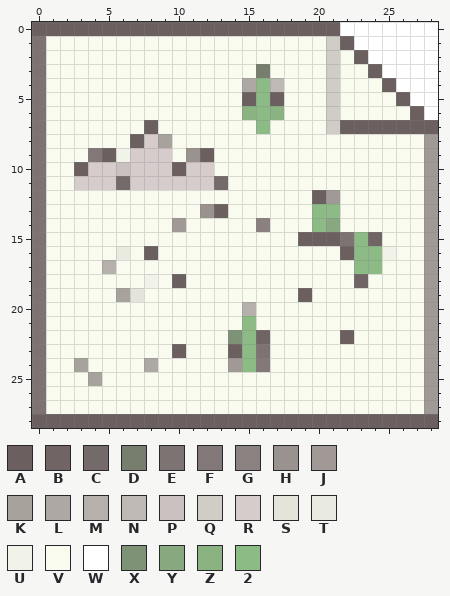
Pixel-art sprite -- BestPlaceToLive/BestPlaceToLive/Resources/Assets.xcassets/AppIcon.appiconset/29.png. The picture above is the old version.
The file is 29x29 pixels. Colours within 5 levels of each other are drawn and written as one.
Palette (. is transparent): A #6b5f5f  B #706564  C #756a6a  D #777e6d  E #7d7372  F #837878  G #8b8180  H #9a928e  J #a09996  K #a8a29d  L #ada8a3  M #b5b0ab  N #beb9b4  P #cac0c0  Q #cfcdc5  R #d6cccc  S #e4e4da  T #eaebe0  U #f2f3e8  V #f9fbef  W #ffffff  X #7e9275  Y #88a97f  Z #8bb382  2 #8dbb85
The same view after the edit:
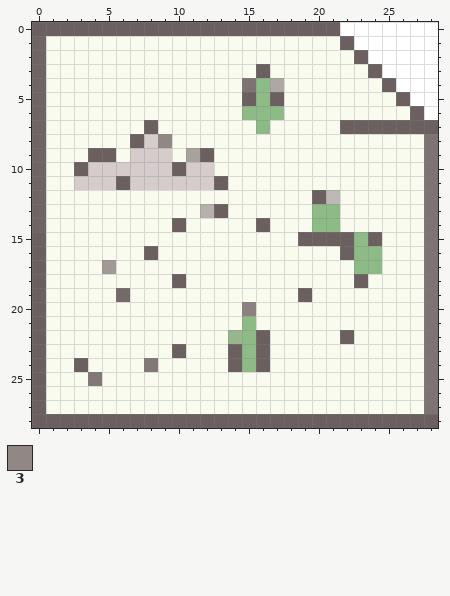
Colours new in this view: 3 #918886
The edit:
colour X: #7e9275 -> #96b68e
y 1..2: x 0 E -> B; x 21 Q -> V
y 3: x 0 E -> B; x 16 D -> A; x 21 Q -> V
y 4: x 0 E -> B; x 15 L -> E; x 17 N -> L; x 21 Q -> V
y 5: x 0 E -> B; x 21 Q -> V
y 6: x 0 E -> B; x 15 Z -> 2; x 17 Z -> 2; x 21 Q -> V
y 7: x 0 E -> B; x 21 Q -> V
y 8: x 0 E -> B; x 9 K -> 3; x 28 J -> E
y 9: x 0 E -> B; x 4 F -> A; x 6 U -> V; x 11 H -> K; x 28 J -> E
y 10: x 0 E -> B; x 6 P -> R; x 28 J -> E
y 11: x 0 E -> B; x 6 C -> A; x 13 C -> A; x 28 J -> E
y 12: x 0 E -> B; x 21 J -> N; x 28 J -> E
y 13: x 0 E -> B; x 12 H -> M; x 28 J -> E
y 14: x 0 E -> B; x 10 J -> A; x 16 G -> A; x 21 Y -> 2; x 28 J -> E
y 15: x 0 E -> A; x 22 E -> A; x 24 B -> A; x 28 J -> E
y 16: x 0 E -> A; x 6 T -> V; x 25 U -> V; x 28 J -> E
y 17: x 0 E -> A; x 5 M -> J; x 28 J -> E
y 18: x 0 E -> A; x 8 U -> V; x 23 B -> A; x 28 J -> E
y 19: x 0 E -> A; x 6..7 KS -> CV; x 28 J -> E
y 20: x 0 E -> A; x 15 M -> G; x 28 J -> E
y 21: x 0 E -> A; x 28 J -> E
y 22: x 0 E -> A; x 16 B -> A; x 28 J -> E
y 23: x 0 E -> A; x 16 E -> A; x 28 J -> E
y 24: x 0 E -> A; x 3 K -> A; x 8 L -> F; x 14 J -> A; x 16 F -> A; x 28 J -> E
y 25: x 0 E -> A; x 4 K -> F; x 28 J -> E
y 26..27: x 0 E -> A; x 28 J -> E
Pixel boxes of the changes (left, top, right, bottom) in both pictures:
changed: (32, 36, 284, 414)
changed: (326, 36, 340, 134)
changed: (326, 134, 438, 414)
